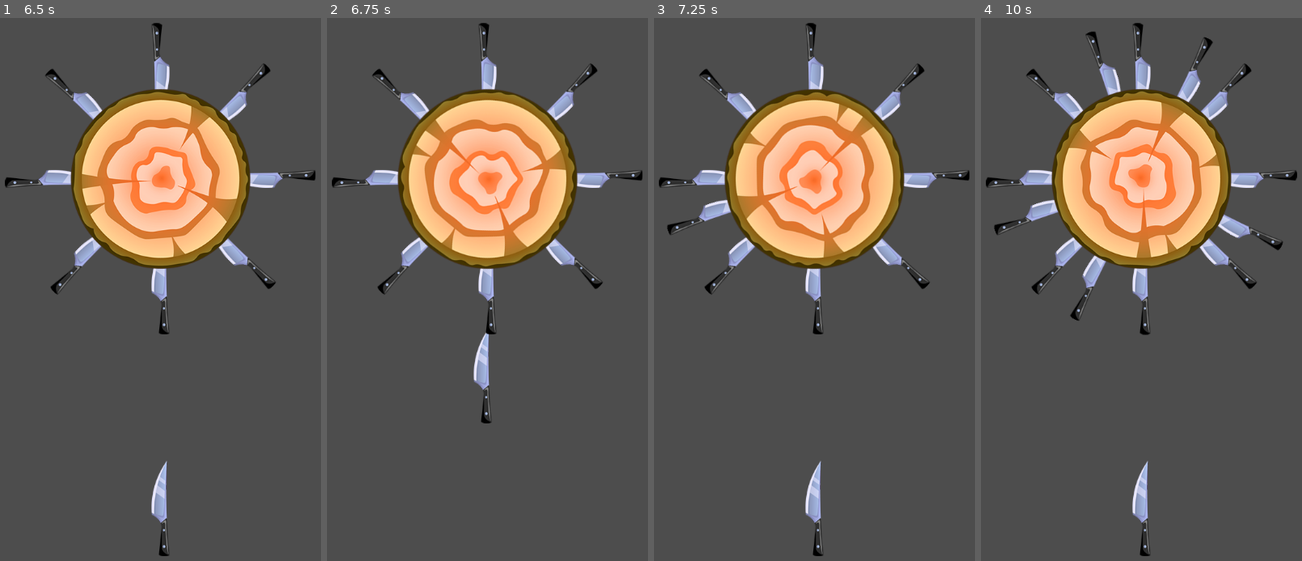
Above: before the commit, frames 1-4 (left to right).
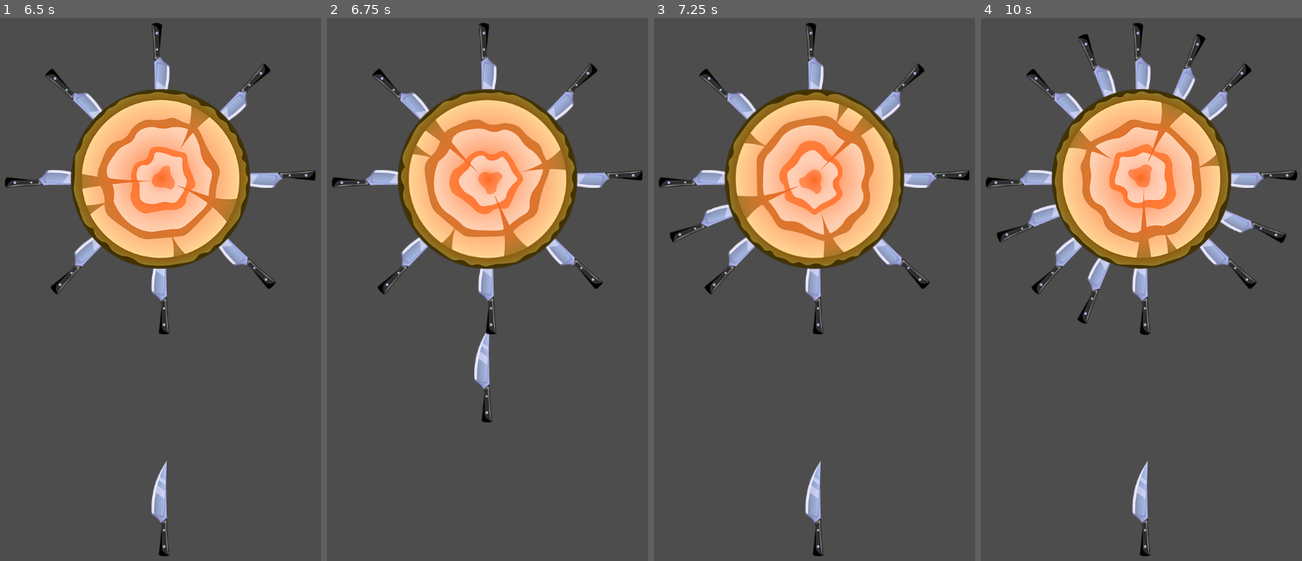
Above: after the commit, the same moments.

Repository: top-it-090304/Spin-Target
Game: Godot game, scene res://scens/game.tscn
The game is run twice, just before and just after one commit, with the same random seed, the same clock (stepped at 60 frames per second) and the same inputs.
Inputs (mouse positions are in pixels of both pictures, inside the frame that each line leads up to):
- Up to frame 1 (6.5 s): move the mouse to (256, 235) at 0.52 s; click (256, 235) at 0.67 s; move the mouse to (73, 300) at 1.27 s; click (73, 300) at 1.42 s; move the mouse to (202, 126) at 2.02 s; click (202, 126) at 2.17 s; move the mouse to (138, 398) at 2.77 s; click (138, 398) at 2.92 s; move the mouse to (288, 365) at 3.52 s; click (288, 365) at 3.67 s; move the mouse to (32, 170) at 4.27 s; click (32, 170) at 4.42 s; move the mouse to (182, 267) at 5.02 s; click (182, 267) at 5.17 s; move the mouse to (96, 104) at 5.77 s; click (96, 104) at 5.92 s
- Up to frame 2 (6.75 s): move the mouse to (583, 235) at 6.52 s; click (583, 235) at 6.67 s
- Up to frame 3 (7.25 s): no input
- Up to frame 4 (10 s): move the mouse to (1054, 300) at 7.27 s; click (1054, 300) at 7.42 s; move the mouse to (1183, 126) at 8.02 s; click (1183, 126) at 8.17 s; move the mouse to (1119, 398) at 8.77 s; click (1119, 398) at 8.92 s; move the mouse to (1269, 365) at 9.52 s; click (1269, 365) at 9.67 s

Frame 1 is identical in both runs. In frame 2, 0.2% of the frame differs, in the area x 45-52%, y 58-75%; in frame 3, 0.5%; in frame 4, 2.7%, in the area x 4-96%, y 2-57%.

Commit message:
The apple scene has been added

Diff:
--- a/spin-target/elements/Knife_shooter/knifeshooter.gd
+++ b/spin-target/elements/Knife_shooter/knifeshooter.gd
@@ -8,6 +8,7 @@
 func create_new_knife():
 	knife = knife_scene.instantiate()
 	add_child(knife)
+
 func _input(event: InputEvent):
 	if event is InputEventScreenTouch and event.is_pressed() and timer.time_left <= 0:
 		knife.throw()
--- /dev/null
+++ b/spin-target/elements/apple/apple.gd
@@ -0,0 +1,8 @@
+extends Node2D
+
+var is_hitted := false
+
+func _on_area_2d_body_entered(body: Node2D) -> void:
+	if not is_hitted:
+		is_hitted = true
+		queue_free()
--- /dev/null
+++ b/spin-target/elements/apple/apple.tscn
@@ -0,0 +1,26 @@
+[gd_scene load_steps=4 format=3 uid="uid://cmgdho5qa6h6e"]
+
+[ext_resource type="Texture2D" uid="uid://yr3d2gdfsoy4" path="res://assets/apple1.png" id="1_4ieif"]
+[ext_resource type="Script" uid="uid://db1brs5jrmvpe" path="res://elements/apple/apple.gd" id="1_y5ru1"]
+
+[sub_resource type="CircleShape2D" id="CircleShape2D_4ieif"]
+radius = 36.0
+
+[node name="Apple" type="Node2D"]
+script = ExtResource("1_y5ru1")
+
+[node name="Sprite2D" type="Sprite2D" parent="."]
+position = Vector2(0, 13)
+rotation = 3.14159
+texture = ExtResource("1_4ieif")
+
+[node name="Area2D" type="Area2D" parent="."]
+collision_layer = 0
+collision_mask = 2
+
+[node name="CollisionShape2D" type="CollisionShape2D" parent="Area2D"]
+light_mask = 8
+visibility_layer = 2
+shape = SubResource("CircleShape2D_4ieif")
+
+[connection signal="body_entered" from="Area2D" to="." method="_on_area_2d_body_entered"]
--- a/spin-target/elements/knife/knife.tscn
+++ b/spin-target/elements/knife/knife.tscn
@@ -4,7 +4,7 @@
 [ext_resource type="Script" uid="uid://ruqqc8gmoblb" path="res://elements/knife/knife.gd" id="1_qnewu"]
 
 [sub_resource type="CapsuleShape2D" id="CapsuleShape2D_qnewu"]
-radius = 12.0
+radius = 11.0
 height = 164.0
 
 [node name="Knife" type="CharacterBody2D"]
Not shown, added: spin-target/elements/apple/apple.gd.uid
